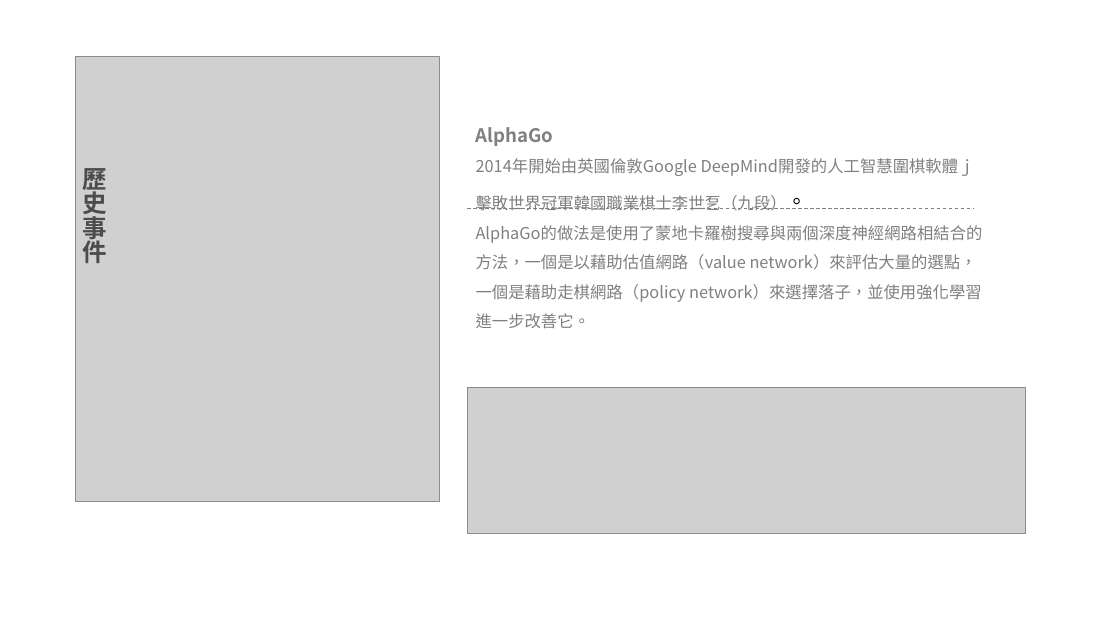
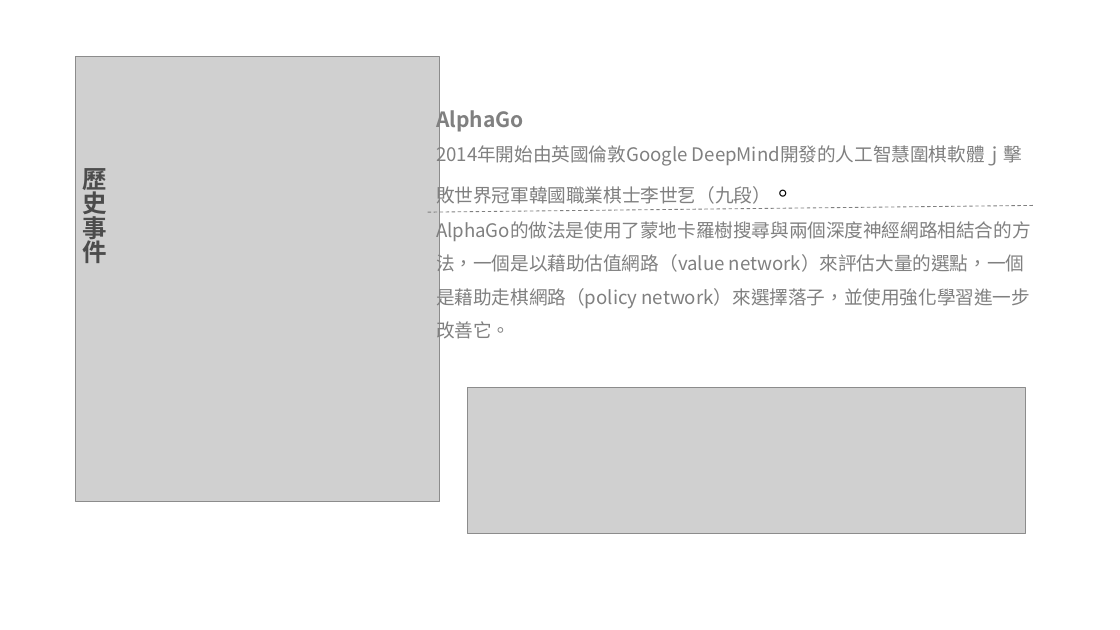
Before and after one commit to pcmsricky/chatbot, a slide deck: slide 7 of NLP2.pptx. Drawn at 1120x630 pixels with LibreOffice and Linux fonts; fonts in the diff are those of the drawing; grey boxes stand for pictures; background and template pictures are left out. Boxes give left, top, right and bottom in pixels: in the first picture for what was removed or moved away, otherwise in the second. Text is boxed around its words. In the diff, an @@ line names an element or a change of style, - is before the commit and + after.

```diff
--- a/NLP2.pptx
+++ b/NLP2.pptx
@@ text "AlphaGo": place and size @@
-text "AlphaGo" at [476, 127, 982, 328]
+text "AlphaGo" at [436, 106, 1030, 343]
@@ text "AlphaGo" at [436, 106, 1030, 343]: size 16 to 18 pt in "AlphaGo"; size 14 to 16 pt; size 18 to 20 pt in "DeepMind開發的人工智慧圍棋軟體ｊ擊敗世界冠軍韓國職業棋士李世乭（九段）。" @@
@@ line moved from (467, 208) - (975, 208) to (428, 213) - (1035, 206) @@
```
Also in this commit, not shown: 9 other slides changed, 4 slides added, 1 slide removed, 3 other files.
